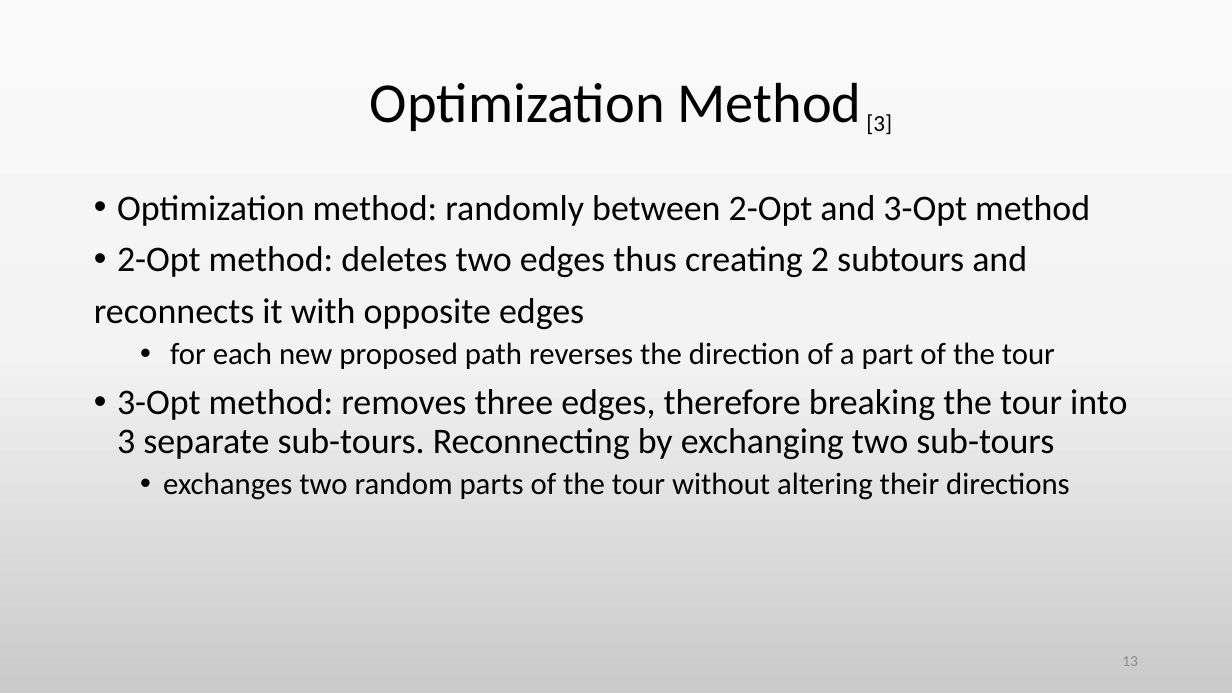
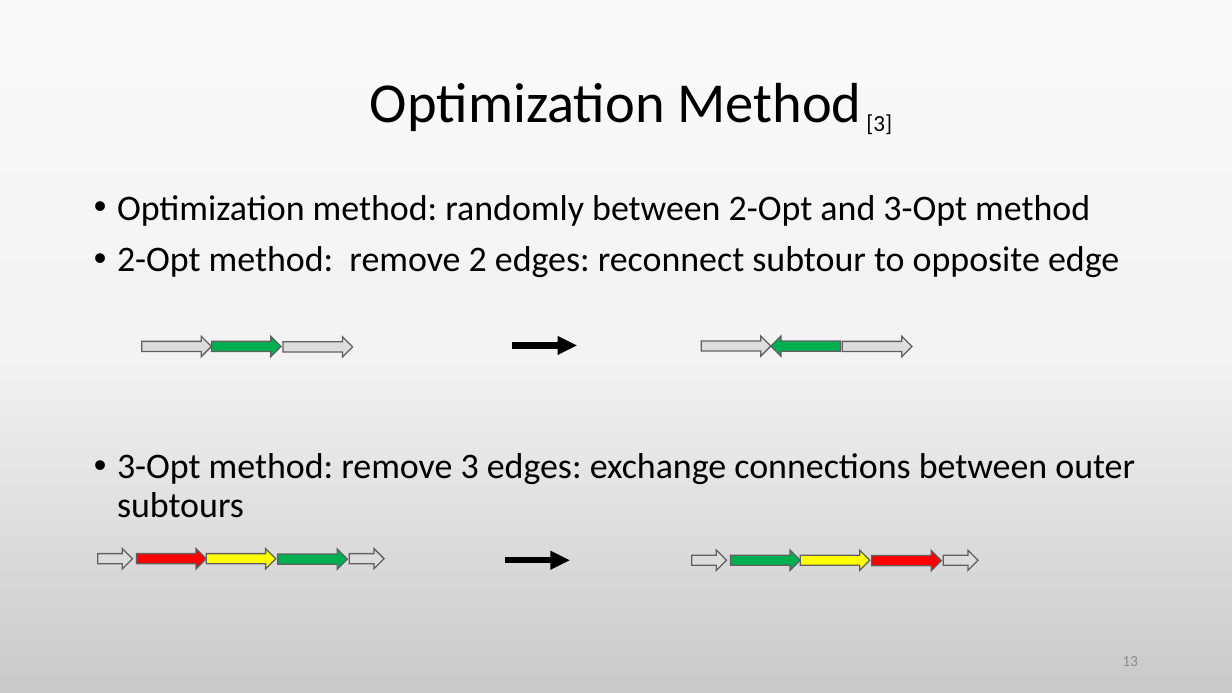
Before and after one commit to jzimm24/CompPhys2425, a slide deck: slide 13 of tsp_Vortrag.pptm. Drawn at 1232x693 pixels with LibreOffice and Linux fonts; fonts in the diff are those of the drawing. Boxes give left, top, right and bottom in pixels: in the first picture for what was removed or moved away, otherwise in the second. Text is boxed around its words. In the diff, an @@ line names an element or a change of style, - is before the commit and + after.

```diff
--- a/tsp_Vortrag.pptm
+++ b/tsp_Vortrag.pptm
@@ text at <box>117,246,1135,518</box>: text changed @@
-• 2-Opt method: deletes two edges thus creating 2 subtours and
-reconnects it with opposite edges
-  • for each new proposed path reverses the direction of a part of the tour
-• 3-Opt method: removes three edges, therefore breaking the tour into 3 separate sub-tours. Reconnecting by exchanging two sub-tours
-  • exchanges two random parts of the tour without altering their directions
+• 2-Opt method: remove 2 edges: reconnect subtour to opposite edge
+• 3-Opt method: remove 3 edges: exchange connections between outer subtours
@@ right arrow added at <box>141,336,211,357</box>, fill #DDDDDD, outline #616161 1 pt @@
@@ right arrow added at <box>212,336,281,357</box>, fill #00B050, outline #616161 1 pt @@
@@ right arrow added at <box>283,336,352,357</box>, fill #DDDDDD, outline #616161 1 pt @@
@@ arrow added from (512, 346) to (577, 346), #000000 5 pt @@
@@ right arrow added at <box>701,336,771,357</box>, fill #DDDDDD, outline #616161 1 pt @@
@@ right arrow added at <box>771,336,840,357</box>, fill #00B050, outline #616161 1 pt @@
@@ right arrow added at <box>843,336,912,357</box>, fill #DDDDDD, outline #616161 1 pt @@
@@ right arrow added at <box>98,549,133,569</box>, fill #DDDDDD, outline #616161 1 pt @@
@@ right arrow added at <box>137,549,206,569</box>, fill #FF0000, outline #616161 1 pt @@
@@ right arrow added at <box>206,549,275,569</box>, fill #FFFF00, outline #616161 1 pt @@
@@ right arrow added at <box>278,549,348,569</box>, fill #00B050, outline #616161 1 pt @@
@@ right arrow added at <box>349,549,384,569</box>, fill #DDDDDD, outline #616161 1 pt @@
@@ arrow added from (505, 560) to (569, 560), #000000 5 pt @@
@@ right arrow added at <box>692,550,727,570</box>, fill #DDDDDD, outline #616161 1 pt @@
@@ right arrow added at <box>731,550,800,570</box>, fill #00B050, outline #616161 1 pt @@
@@ right arrow added at <box>800,550,870,570</box>, fill #FFFF00, outline #616161 1 pt @@
@@ right arrow added at <box>872,551,941,571</box>, fill #FF0000, outline #616161 1 pt @@
@@ right arrow added at <box>944,550,979,570</box>, fill #DDDDDD, outline #616161 1 pt @@
```
Also in this commit, not shown: 10 other slides changed, 2 slides added, 1 slide removed, 1 other file.
